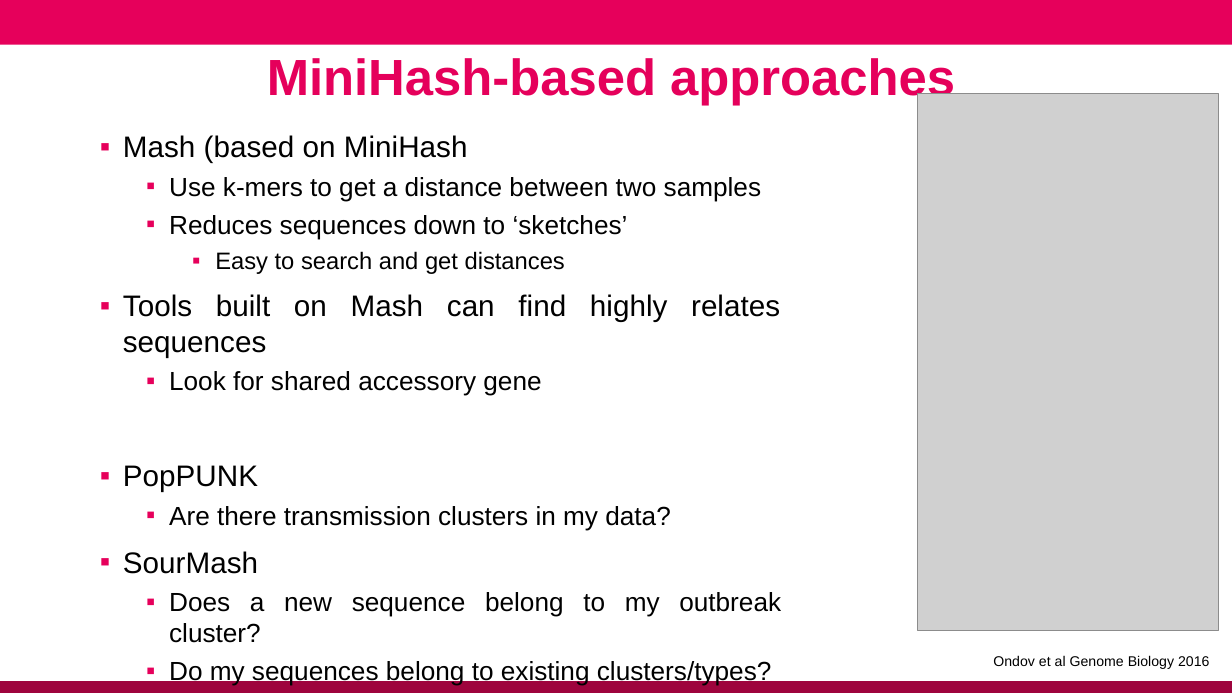
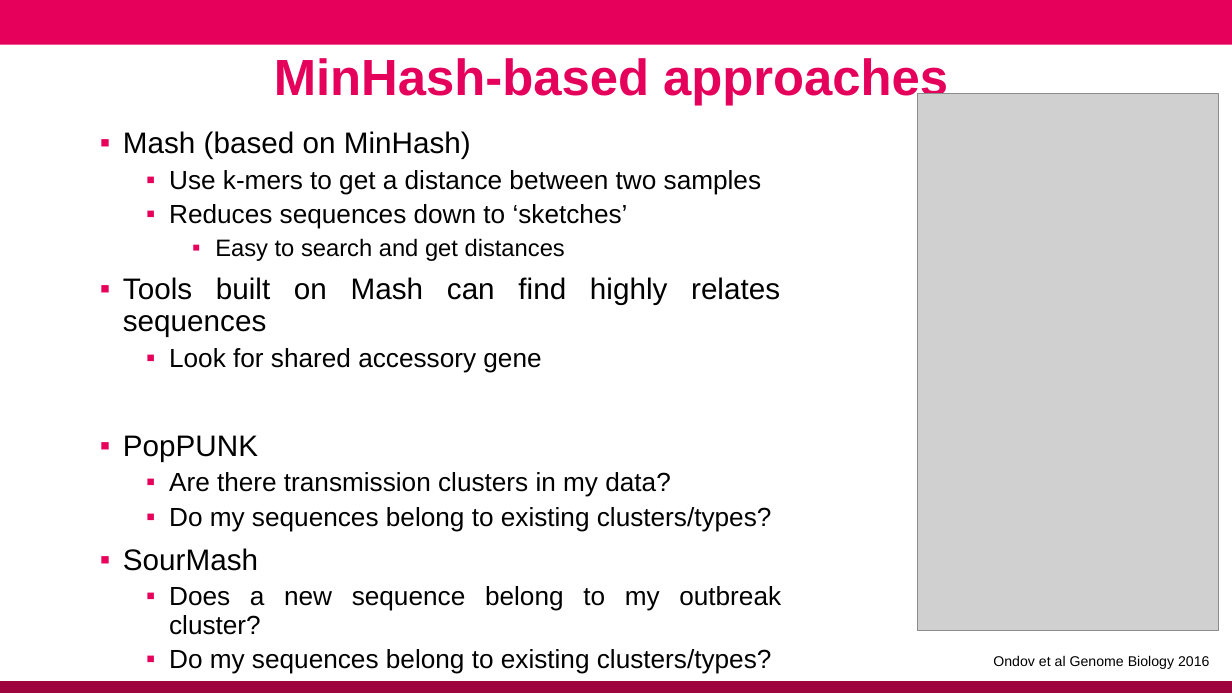
Before and after one commit to conmeehan/conmeehan.github.io, a slide deck: slide 13 of PathogenDataCourse/SlideSets/StrainTypingAndGenEpi.pptx. Drawn at 1232x693 pixels with LibreOffice and Linux fonts; fonts in the diff are those of the drawing; grey boxes stand for pictures; background and template pictures are left out. Boxes give left, top, right and bottom in pixels: in the first picture for what was removed or moved away, otherwise in the second. Text is boxed around its words. In the diff, an @@ line names an element or a change of style, - is before the commit and + after.

```diff
--- a/PathogenDataCourse/SlideSets/StrainTypingAndGenEpi.pptx
+++ b/PathogenDataCourse/SlideSets/StrainTypingAndGenEpi.pptx
@@ text at (274,58,948,106): text changed @@
-MiniHash-based approaches
+MinHash-based approaches
@@ text at (123,131,471,159): text changed @@
-▪ Mash (based on MiniHash
+▪ Mash (based on MinHash)
@@ text at (123,170,781,674): line spacing 1 to 0.9 @@
@@ text at (169,507,772,532): paragraph added @@
+  ▪ Do my sequences belong to existing clusters/types?
```
Also in this commit, not shown: 1 other slide changed, 2 other files.
